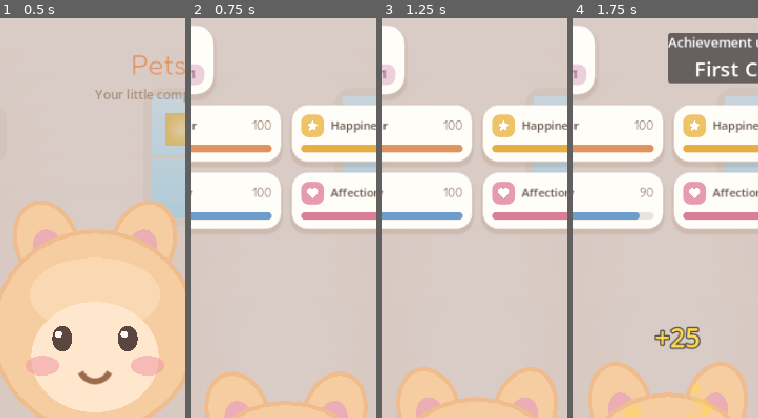
Above: before the commit, frames 1-4 (left to right).
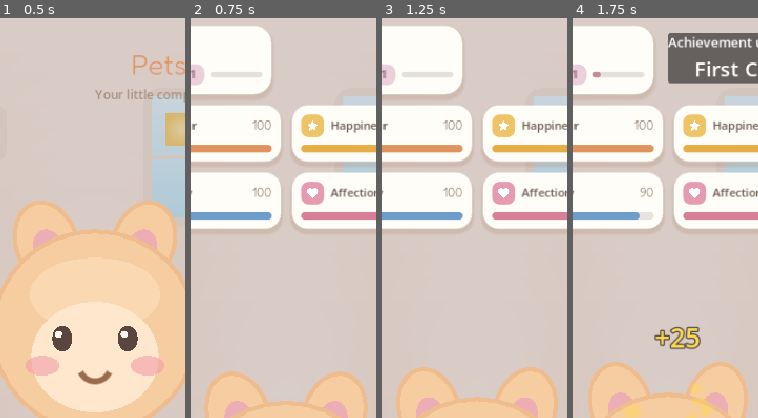
Above: after the commit, the same moments.

Repository: cvalera18/pets
Game: Godot game, scene res://scenes/main/Main.tscn
Two runs of this game, one before a commit and one after it. Both use one fixed random seed, a clock stepped at 60 frames per second and the inputs below.
Inputs (mouse positions are % of the whole screen's width and height, from its top left):
- Up to frame 1 (0.5 s): no input
- Up to frame 2 (0.75 s): click "Let's go!" at 0.5 s
- Up to frame 3 (1.25 s): no input
- Up to frame 4 (1.75 s): click (38, 94) at 1.25 s
The pictures show only the part of the screen within x 24-74%, y 0-50%; the shares and areas given below are measured in that part.

Frame 1 is identical in both runs. In frame 2, 5.0% of the frame differs, in the area x 4-44%, y 2-19%; in frame 3, 5.0%; in frame 4, 5.1%.

Commit message:
feat(redesign): bond progress bar in the name pill
New EventBus.bond_progress_changed carries the within-level bond ratio; the name
pill shows it as a small bar next to the heart chip, matching the design.

Co-Authored-By: Claude Opus 4.8 <noreply@anthropic.com>

Diff:
--- a/autoloads/EventBus.gd
+++ b/autoloads/EventBus.gd
@@ -56,6 +56,9 @@
 ## Emitted when the bond level changes, and once on load for initial HUD sync.
 signal bond_level_changed(level: int)
 
+## Emitted with the bond progress within the current level, in [0, 1].
+signal bond_progress_changed(ratio: float)
+
 ## Emitted when a milestone is newly unlocked.
 ## @param id         achievement id (a key of Achievements.CATALOG)
 ## @param title_key  i18n key for the display title
--- a/scenes/hud/HUD.gd
+++ b/scenes/hud/HUD.gd
@@ -24,6 +24,7 @@
 var _settings_button: Button
 var _name_label: Label
 var _bond_label: Label
+var _bond_bar: ProgressBar
 var _bond_level: int = 1
 var _pet_name: String = ""
 
@@ -61,6 +62,7 @@
 	EventBus.sleeping_changed.connect(_on_sleeping_changed)
 	EventBus.locale_changed.connect(_on_locale_changed)
 	EventBus.bond_level_changed.connect(_on_bond_level_changed)
+	EventBus.bond_progress_changed.connect(_on_bond_progress)
 	EventBus.achievement_unlocked.connect(_on_achievement_unlocked)
 	EventBus.pet_name_changed.connect(_on_pet_name_changed)
 
@@ -159,7 +161,10 @@
 	chsb.content_margin_top = 3
 	chsb.content_margin_bottom = 3
 	chip.add_theme_stylebox_override("panel", chsb)
-	box.add_child(chip)
+	var bondrow := HBoxContainer.new()
+	bondrow.add_theme_constant_override("separation", 7)
+	box.add_child(bondrow)
+	bondrow.add_child(chip)
 
 	var chrow := HBoxContainer.new()
 	chrow.add_theme_constant_override("separation", 4)
@@ -180,6 +185,20 @@
 	_bond_label.add_theme_color_override("font_color", PAL.BOND_BADGE_FG)
 	chrow.add_child(_bond_label)
 
+	_bond_bar = ProgressBar.new()
+	_bond_bar.show_percentage = false
+	_bond_bar.custom_minimum_size = Vector2(54, 6)
+	_bond_bar.size_flags_vertical = Control.SIZE_SHRINK_CENTER
+	var bbt := StyleBoxFlat.new()
+	bbt.bg_color = Color(0.35, 0.27, 0.22, 0.16)
+	bbt.set_corner_radius_all(3)
+	_bond_bar.add_theme_stylebox_override("background", bbt)
+	var bbf := StyleBoxFlat.new()
+	bbf.bg_color = PAL.BOND_B
+	bbf.set_corner_radius_all(3)
+	_bond_bar.add_theme_stylebox_override("fill", bbf)
+	bondrow.add_child(_bond_bar)
+
 
 func _on_pet_name_changed(pet_name: String) -> void:
 	_pet_name = pet_name
@@ -189,6 +208,11 @@
 func _on_bond_level_changed(level: int) -> void:
 	_bond_level = level
 	_bond_label.text = tr("BOND_BADGE") % level
+
+
+func _on_bond_progress(ratio: float) -> void:
+	if _bond_bar != null:
+		_bond_bar.value = ratio * 100.0
 
 
 ## Slides a celebratory toast in at top-center when a milestone unlocks.
--- a/scenes/pet/Pet.gd
+++ b/scenes/pet/Pet.gd
@@ -143,6 +143,7 @@
 	EventBus.stat_changed.emit("energy",    stats.energy,    stats.energy)
 	EventBus.stat_changed.emit("affection", stats.affection, stats.affection)
 	EventBus.bond_level_changed.emit(bond_level)
+	EventBus.bond_progress_changed.emit(_bond_ratio())
 	EventBus.pet_name_changed.emit(pet_name)
 
 
@@ -292,6 +293,14 @@
 		bond_level = new_level
 		EventBus.bond_level_changed.emit(bond_level)
 		_celebrate_level_up()
+	EventBus.bond_progress_changed.emit(_bond_ratio())
+
+
+## Progress within the current bond level, in [0, 1].
+func _bond_ratio() -> float:
+	@warning_ignore("integer_division")
+	var into_level := bond_xp % GameConfig.BOND_XP_PER_LEVEL
+	return float(into_level) / float(GameConfig.BOND_XP_PER_LEVEL)
 
 
 func _celebrate_level_up() -> void:
